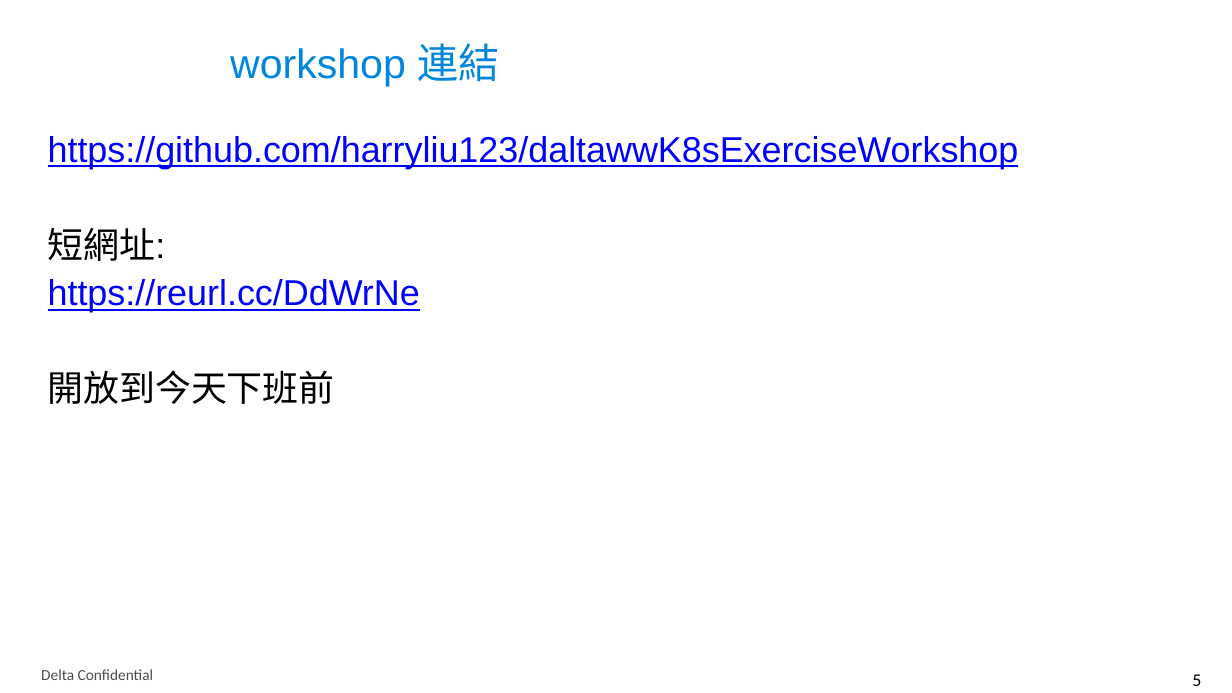
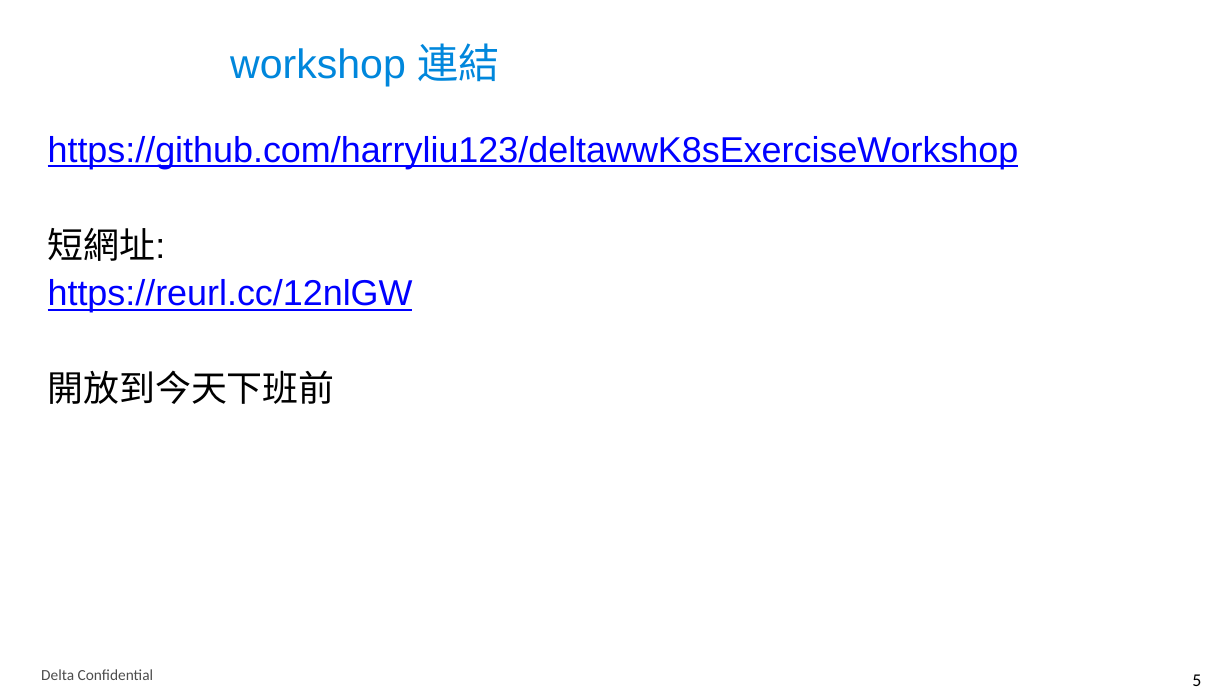
Before and after one commit to thiefjim/deltawwK8sExerciseWorkshop, a slide deck: slide 5 of K8s Exercise workshop.pptx. Drawn at 1232x693 pixels with LibreOffice and Linux fonts; fonts in the diff are those of the drawing; background and template pictures are left out. Boxes give left, top, right and bottom in pixels: in the first picture for what was removed or moved away, otherwise in the second. Text is boxed around its words. In the diff, an @@ line names an element or a change of style, - is before the commit and + after.

```diff
--- a/K8s Exercise workshop.pptx
+++ b/K8s Exercise workshop.pptx
@@ text at (x1=48, y1=136, x2=1019, y2=169): text changed @@
-https://github.com/harryliu123/daltawwK8sExerciseWorkshop
+https://github.com/harryliu123/deltawwK8sExerciseWorkshop
@@ text at (x1=48, y1=279, x2=413, y2=312): text changed @@
-https://reurl.cc/DdWrNe
+https://reurl.cc/12nlGW
```
Also in this commit, not shown: 4 other slides changed, 1 slide added, 1 other file.
